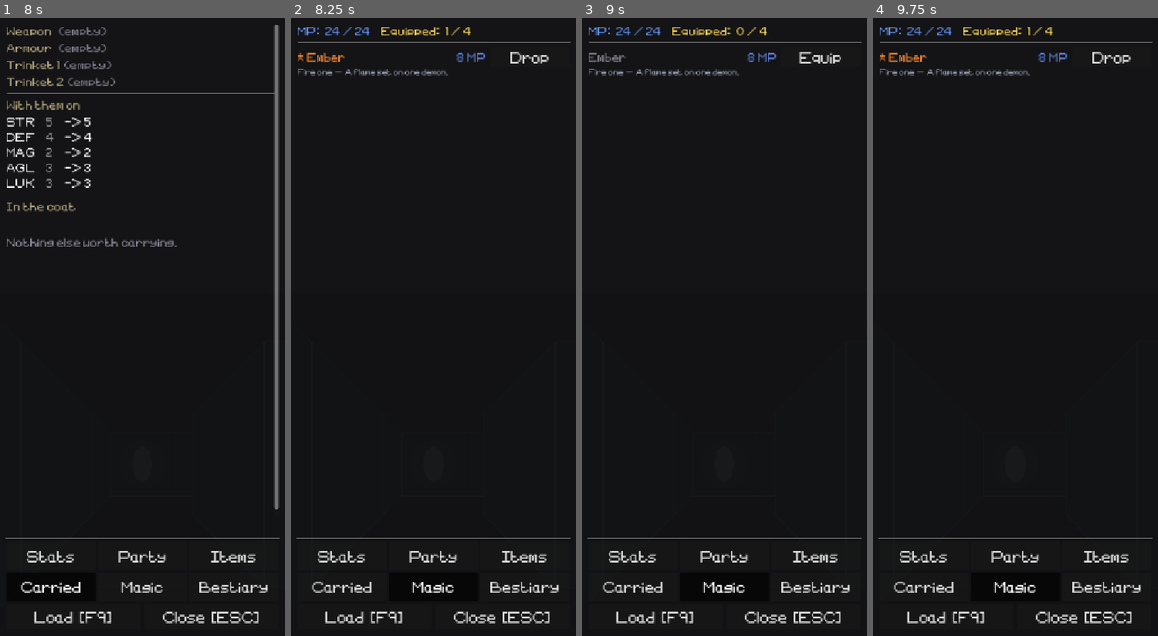
Above: before the commit, frames 1-4 (left to right).
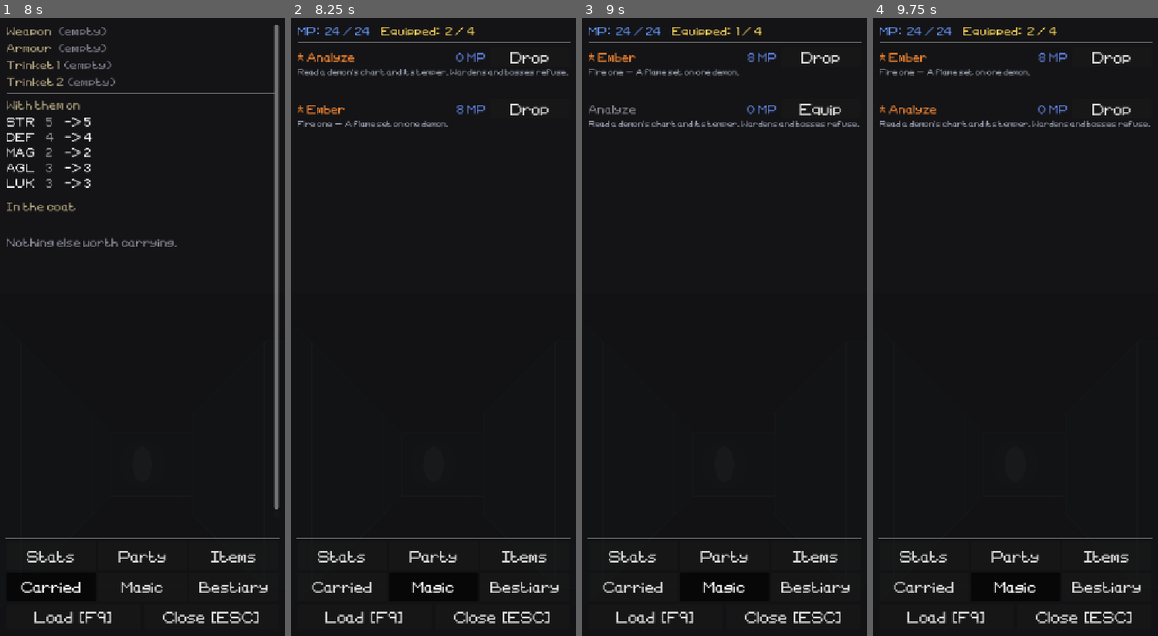
Above: after the commit, the same moments.

Repository: tausiftt5238/four-dragons-deep
Game: Godot game, scene res://scenes/title.tscn
The game is run twice, just before and just after one commit, with the same random seed, the same clock (stepped at 60 frames per second) and the same inputs.
Inputs:
- Up to frame 1 (8 s): click "NEW GAME" at 0.5 s; click "Menu" at 1.25 s; click "Stats" at 2 s; click "Party" at 2.75 s; click "Dismiss" at 3.5 s; click "Summon" at 4.25 s; click "Items" at 5 s; click "Type" at 5.75 s; click "Name" at 6.5 s; click "Carried" at 7.25 s
- Up to frame 2 (8.25 s): click "Magic" at 8 s
- Up to frame 3 (9 s): click "Drop" at 8.75 s
- Up to frame 4 (9.75 s): click "Equip" at 9.5 s

Frame 1 is identical in both runs. In frame 2, 1.4% of the frame differs, in the area x 2-98%, y 1-18%; in frame 3, 1.3%; in frame 4, 1.0%.

Commit message:
Analyze is a spell you choose to carry, and a corpse tells you the rest
Analyze was welded into the battle menu as a free extra button. It is an
ordinary spell now — 0 MP, one slot, equip or drop it like any other. That
is only reasonable because killing a demon now teaches you its chart, so
the reading is a shortcut rather than the only route.

Wardens and bosses give up nothing either way: Analyze refuses them and
still spends the turn, and killing one teaches nothing. They are met once
each in a run, and a chart known in advance would turn the fight that is
meant to be read on the fly into a lookup.

Phys rejoins the chart as a sixth box, drawn as a blade in steel rather
than a colour, because it is the one line that is not an element.

An older save has no "analyze" in known_spells and would simply lose the
skill, so the loader puts it back.

Co-Authored-By: Claude Opus 5 <noreply@anthropic.com>
Claude-Session: https://claude.ai/code/session_01WLmTsWwNrHbwosBaKzJxbn

Diff:
--- a/scripts/core/main.gd
+++ b/scripts/core/main.gd
@@ -914,6 +914,10 @@
 	for foe: Enemy in group:
 		exp_reward  += foe.exp_reward
 		gold_reward += foe.gold_reward
+		# Killing a thing teaches you what it was made of. Wardens and bosses
+		# are met once each in a run and keep their chart either way.
+		if not foe.is_alive() and not foe.unreadable:
+			player_char.record_analysis(foe.enemy_name)
 		if not foe.is_alive() and item_drop.is_empty():
 			item_drop = foe.roll_drop()
 			if item_drop.is_empty() and "scavenger" in player_char.passive_skills \
@@ -1496,6 +1500,11 @@
 
 	player_char.known_spells.clear()
 	player_char.known_spells.assign(pdata["known_spells"] as Array)
+	# Analyze used to be a button welded into the battle menu rather than a
+	# spell, so a save written then does not know it. Without this the skill
+	# simply vanishes from an older run.
+	if "analyze" not in player_char.known_spells:
+		player_char.known_spells.insert(0, "analyze")
 	# Saves written before loadouts existed carry no equipped list; fall back to
 	# the first few known spells so those saves still have something to cast.
 	player_char.equipped_items.clear()
--- a/scripts/data/spell.gd
+++ b/scripts/data/spell.gd
@@ -64,6 +64,14 @@
 const SPREAD_ALL_BANISH: float = 0.50
 
 static var DATA: Dictionary = {
+	# A spell like any other, and so a slot like any other. It used to be welded
+	# into the battle menu as a free extra button; now that killing a demon
+	# teaches you its chart anyway, carrying Analyze is a choice worth making
+	# rather than a freebie.
+	"analyze":       {name="Analyze",      mp=0, type="analyze", heal=0, element="",
+		shape=SHAPE_ONE, spread=1.0,
+		desc="Read a demon's chart and its temper. Wardens and bosses refuse."},
+
 	# ── Fire ──────────────────────────────────────────────────────────────────
 	"ember":         {name="Ember",        mp=8, type="dmg", heal=0, element="fire",
 		shape=SHAPE_ONE, spread=1.0, power=POWER_I,
--- a/scripts/entities/enemy.gd
+++ b/scripts/entities/enemy.gd
@@ -46,6 +46,12 @@
 # Press-turn icons this enemy opens its phase with. Bosses get more, which is
 # how they threaten a full party without inflating their damage numbers.
 var icons: int = 1
+
+# Wardens and bosses keep their chart to themselves — Analyze refuses them and
+# killing one teaches nothing. They are met once each in a whole run, so a
+# chart handed over in advance would turn the one fight that is supposed to be
+# read on the fly into a lookup.
+var unreadable: bool = false
 
 # Suffix that keeps three Bats apart in the battle UI. Assigned by CombatScene
 # when a group holds more than one of the same kind.
@@ -620,6 +626,7 @@
 	e.absorb_element  = t.get("absorb_element", "")
 	e.affinities      = _affinities_from(t)
 	e.icons           = int(t.get("icons", BOSS_ICONS))
+	e.unreadable      = true
 	e.support_skill   = t.get("support", "")
 	e.ailment_chance  = int(t.get("ail", 25))
 	# A boss keeps its own colours; it is not one of a set.
@@ -670,6 +677,7 @@
 	e.lv = maxi(2, roundi(float(floor_num) * 1.75))
 	e.exp_reward = exp_for_level(e.lv) * 2
 	e.gold_reward = e.lv * 6
+	e.unreadable = true
 	e.compute_max_hp()
 	e.compute_max_mp()
 	return e
--- a/scripts/entities/player_character.gd
+++ b/scripts/entities/player_character.gd
@@ -427,8 +427,8 @@
 	compute_max_hp()
 	compute_max_mp()
 
-	known_spells    = ["ember"]
-	equipped_spells = ["ember"]
+	known_spells    = ["analyze", "ember"]
+	equipped_spells = ["analyze", "ember"]
 	equipped_items  = []
 	equipped_weapon = {}
 	equipped_armor  = {}
--- a/scripts/ui/affinity_chart.gd
+++ b/scripts/ui/affinity_chart.gd
@@ -1,8 +1,7 @@
 # AffinityChart
-# The five-slot chart that appears under a demon once it has been Analyzed.
-# One box per element, left to right: fire, ice, thunder, light, dark. Phys is
-# not here — it is the one thing every swing is, so a column for it would be
-# noise on every demon in the game.
+# The chart that appears under a demon once it has been read. One box per
+# element, left to right: phys, fire, ice, thunder, light, dark — the same
+# order Affinity.ELEMENTS uses.
 #
 # A slot carries the element's icon and, when the demon is not simply normal to
 # it, the letter for what it does with it:
@@ -16,8 +15,7 @@
 
 const FONT: FontFile = preload("res://resources/misc/OldSchoolAdventures-42j9.ttf")
 
-# Left to right, as the user asked for them.
-const SLOTS: Array[String] = ["fire", "ice", "thunder", "light", "dark"]
+const SLOTS: Array[String] = ["phys", "fire", "ice", "thunder", "light", "dark"]
 
 const SPRITES: Dictionary = {
 	"fire":    "res://resources/spellFX/fire.png",
@@ -97,8 +95,10 @@
 				false, Color(1.0, 1.0, 1.0, 0.95))
 	elif element == "light":
 		_draw_light(mid, side * 0.5, 0.95)
+	elif element == "dark":
+		_draw_dark(mid, side * 0.5, 0.95)
 	else:
-		_draw_dark(mid, side * 0.5, 0.95)
+		_draw_phys(mid, side * 0.5, 0.95)
 
 	if not lit:
 		return
@@ -126,6 +126,25 @@
 	draw_circle(mid, r * 0.38, Color(1.0, 0.99, 0.88, a))
 
 
+# A blade, point up. Steel rather than a colour: phys is the one line that is
+# not an element, and giving it a hue would put it in the same family as the
+# five that are.
+func _draw_phys(mid: Vector2, r: float, a: float) -> void:
+	var steel: Color = Color(0.82, 0.86, 0.94, a)
+	var w: float = maxf(1.0, r * 0.30)
+	# Blade.
+	draw_line(mid + Vector2(0.0, r * 0.75), mid + Vector2(0.0, -r * 0.85),
+			steel, w, true)
+	# Point.
+	draw_line(mid + Vector2(-w * 0.9, -r * 0.45), mid + Vector2(0.0, -r * 0.95),
+			steel, maxf(1.0, w * 0.7), true)
+	draw_line(mid + Vector2(w * 0.9, -r * 0.45), mid + Vector2(0.0, -r * 0.95),
+			steel, maxf(1.0, w * 0.7), true)
+	# Crossguard.
+	draw_line(mid + Vector2(-r * 0.62, r * 0.28), mid + Vector2(r * 0.62, r * 0.28),
+			Color(0.62, 0.66, 0.76, a), maxf(1.0, w * 0.8), true)
+
+
 func _draw_dark(mid: Vector2, r: float, a: float) -> void:
 	draw_arc(mid, r * 0.86, 0.0, TAU, 20, Color(0.62, 0.34, 1.0, a),
 			maxf(1.0, r * 0.20), true)
--- a/scripts/ui/combat_scene.gd
+++ b/scripts/ui/combat_scene.gd
@@ -1826,9 +1826,8 @@
 			actor.has_status(Status.IMMOBILIZE)))
 
 	if _actor_is_player():
-		# Free, always carried, and the only way to see a chart before spending
-		# turns finding it out the hard way.
-		_submenu_add(_make_skill_button("Analyze", "Analyze", "Read", "\u2014", false))
+		# Analyze is no longer bolted on here \u2014 it is an ordinary equipped spell
+		# and comes through the loop below with everything else.
 		if player.equipped_spells.is_empty():
 			_submenu_add(_dim_label("No spells equipped."))
 			return
@@ -2522,6 +2521,9 @@
 
 	var spell_type: String = data.get("type", "dmg")
 
+	if spell_type == "analyze":
+		return _resolve_analyze()
+
 	if spell_type == "buff":
 		return _apply_stage_spell(data)
 
@@ -2876,6 +2878,11 @@
 # into the log. Costs a turn, which is the whole tension: scouting is an action
 # you are not spending on damage.
 func _resolve_analyze() -> Dictionary:
+	# A warden or a boss gives nothing up. The turn is still spent, so reading
+	# the wrong thing is a real mistake rather than a free check.
+	if enemy.unreadable:
+		return {msg = "[color=#9aa0aa]%s gives you nothing.[/color]"
+				% enemy.display_name(), cost = PressTurn.COST_FULL}
 	var already: bool = player.has_analyzed(enemy.enemy_name)
 	player.record_analysis(enemy.enemy_name)
 	var chart: String = _affinity_line(enemy)
